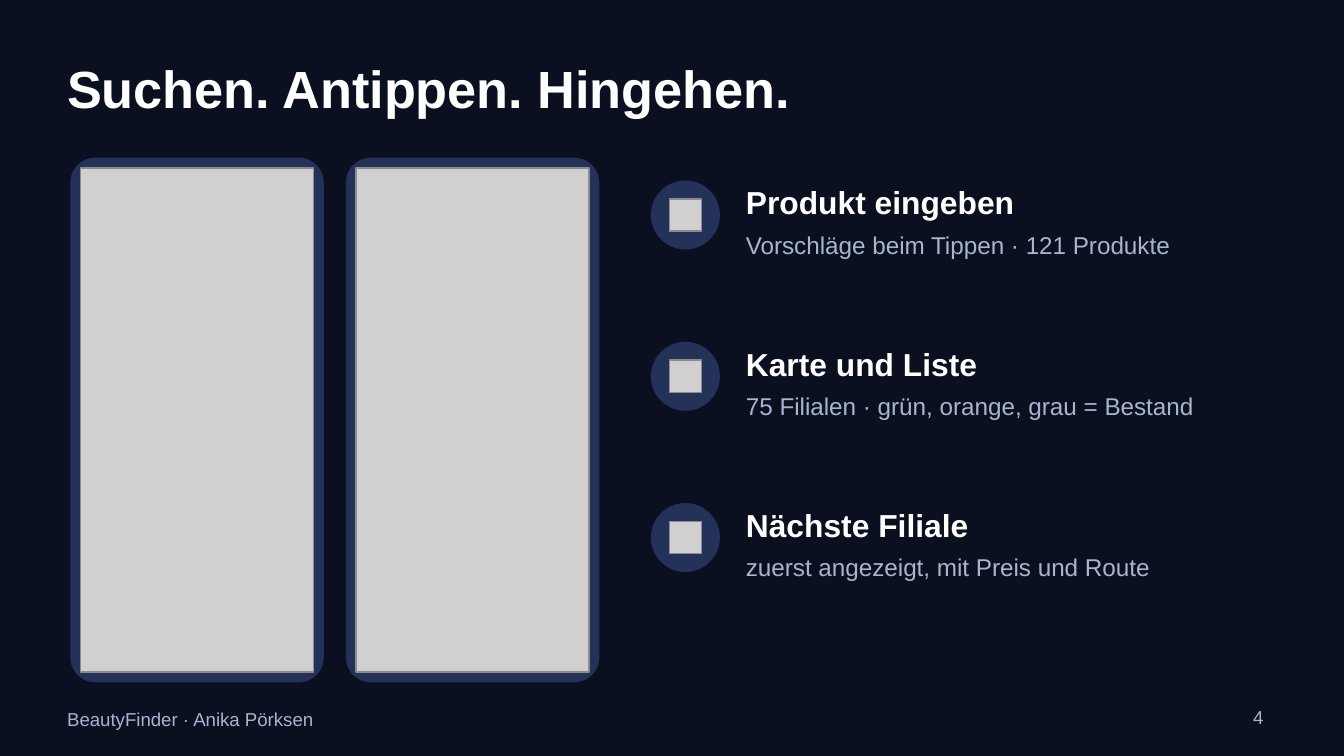
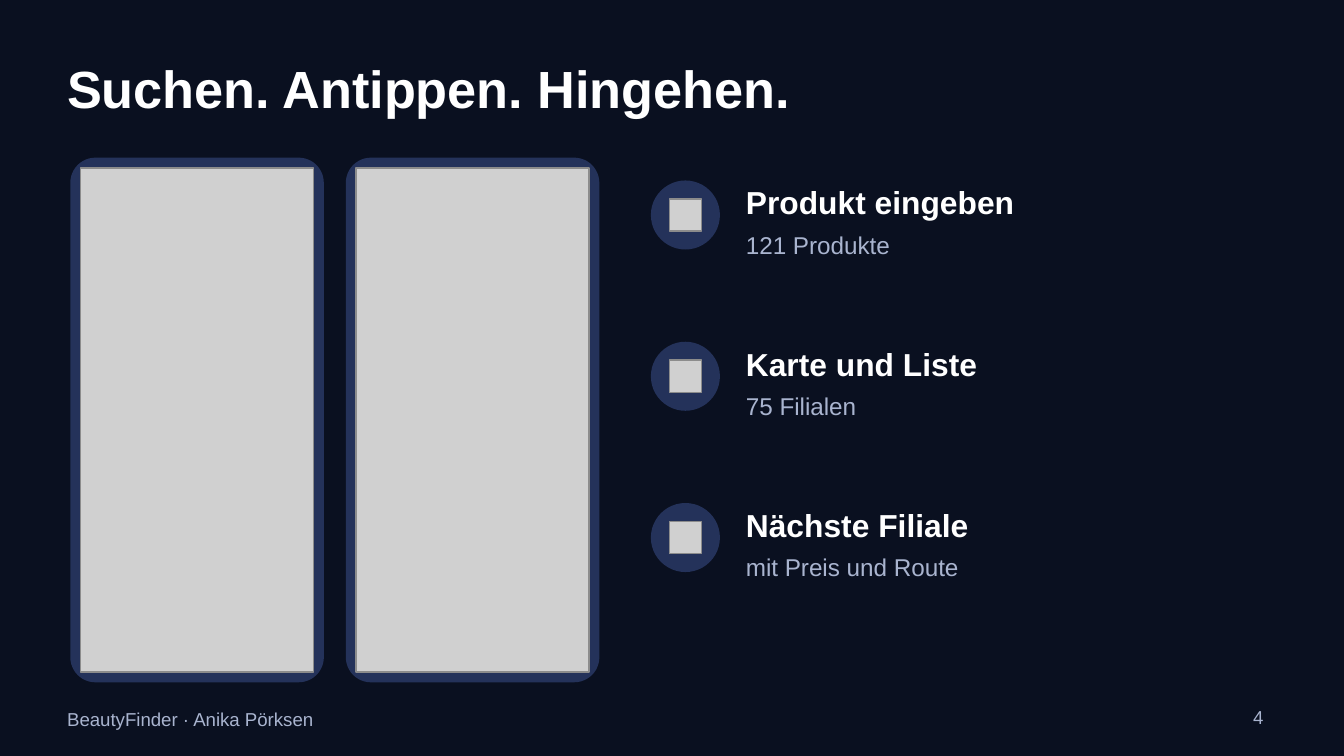
Before and after one commit to anikaprksn/Digitale-WElten, a slide deck: slide 4 of abgabe/Praesentation_BeautyFinder.pptx. Drawn at 1344x756 pixels with LibreOffice and Linux fonts; fonts in the diff are those of the drawing; grey boxes stand for pictures. Boxes give left, top, right and bottom in pixels: in the first picture for what was removed or moved away, otherwise in the second. Text is boxed around its words. In the diff, an @@ line names an element or a change of style, - is before the commit and + after.

```diff
--- a/abgabe/Praesentation_BeautyFinder.pptx
+++ b/abgabe/Praesentation_BeautyFinder.pptx
@@ text at [746,236,890,254]: text changed @@
-Vorschläge beim Tippen · 121 Produkte
+121 Produkte
@@ text at [746,397,857,415]: text changed @@
-75 Filialen · grün, orange, grau = Bestand
+75 Filialen
@@ text at [746,558,959,576]: text changed @@
-zuerst angezeigt, mit Preis und Route
+mit Preis und Route
```
Also in this commit, not shown: 9 other slides changed.
